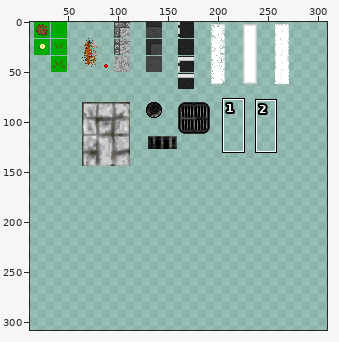
Sprite sheet: Assets/Graph/images/sol_urbain.png. Above, an overview of the earlier version with the close-up marked.
Close-up. Earlier state:
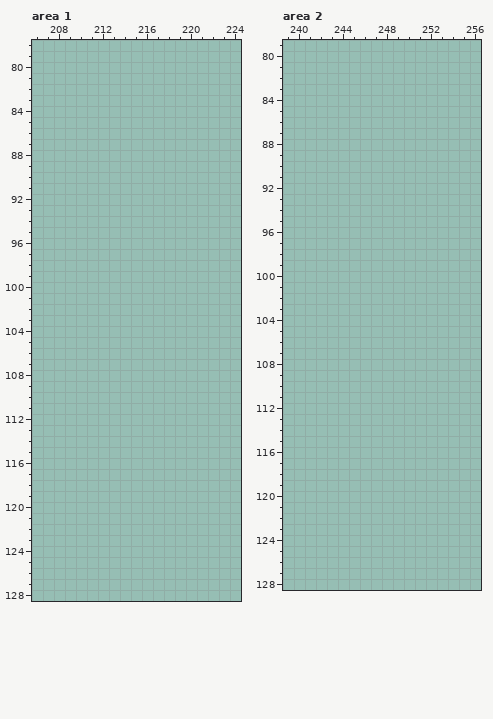
The file is 320x320 pixels. Colours within 5 levels of each other are drawn and written as one. Shown: area 1: x 206..224, y 78..128; area 2: x 239..256, y 79..128. The wide view leaves out empty margins. The commit also changed other parts of the picture, which this record leaves out.
The result:
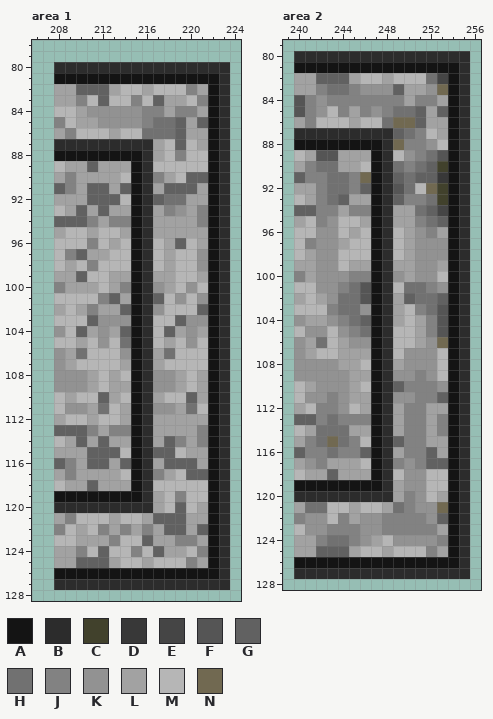
Palette (. is transparent): A #141414  B #2c2c2c  C #41412c  D #383838  E #454545  F #555555  G #616161  H #717171  J #828282  K #929292  L #a2a2a2  M #b6b6b6  N #716951
Difference:
Area 1:
y 80: x 208..223 ................ -> BBBBBBBBBBBBBBBB
y 81: x 208..223 ................ -> AAAAAAAAAAAAAAAB
y 82: x 208..223 ................ -> LLGGGLMMLMMMJLAB
y 83: x 208..223 ................ -> LLJMGMMJMGLLMJAB
y 84: x 208..223 ................ -> MMLKKKKKJJLJJLAB
y 85: x 208..223 ................ -> JMLLKKKKJHHGLGAB
y 86: x 208..223 ................ -> LJMMMLMMHHHGLLAB
y 87: x 208..223 ................ -> BBBBBBBBBLMGMLAB
y 88: x 208..223 ................ -> AAAAAAAABLMJMMAB
y 89: x 208..223 ................ -> MLLGLLLABMMMMMAB
y 90: x 208..223 ................ -> LJLLLLMABJLMGGAB
y 91: x 208..223 ................ -> GJLGGLGABLGGGLAB
y 92: x 208..223 ................ -> LLLGGGMABGHHLLAB
y 93: x 208..223 ................ -> MLGLGLLABLJKLJAB
y 94: x 208..223 ................ -> GGGJLJJABLLLLJAB
y 95: x 208..223 ................ -> LMMLMMLABLLLLLAB
y 96: x 208..223 ................ -> MMMJMLMABMLGMLAB
y 97: x 208..223 ................ -> MJGLLMMABMLMMKAB
y 98: x 208..223 ................ -> MLMJMMMABMLMMKAB
y 99: x 208..223 ................ -> LLGMMLLABLLMMLAB
y 100: x 208..223 ................ -> JLLLMLJABKLMKMAB
y 101: x 208..223 ................ -> MMMMJGLABGMKMKAB
y 102: x 208..223 ................ -> LMLJLLGABKMMMGAB
y 103: x 208..223 ................ -> MMMGKKKABMMGKKAB
y 104: x 208..223 ................ -> KMGLKLGABMGLKLAB
y 105: x 208..223 ................ -> MMLMKMHABMLMKMAB
y 106: x 208..223 ................ -> KLHMMMKABLHMMMAB
y 107: x 208..223 ................ -> KLMMMMLABLMMMMAB
y 108: x 208..223 ................ -> KKKLMLMABKKLMLAB
y 109: x 208..223 ................ -> KKKLMLLABKKLMLAB
y 110: x 208..223 ................ -> MLMMGLMABLMMGLAB
y 111: x 208..223 ................ -> MKKLHMLABKKLHMAB
y 112: x 208..223 ................ -> LMMLMMLABLLLLLAB
y 113: x 208..223 ................ -> GGGJLJJABLLLLJAB
y 114: x 208..223 ................ -> MLGLGLLABLGJLJAB
y 115: x 208..223 ................ -> LLLGGGMABGGMLLAB
y 116: x 208..223 ................ -> GJLGGLGABLGGGLAB
y 117: x 208..223 ................ -> LJLLLLMABJLMGGAB
y 118: x 208..223 ................ -> MLLGLLLABMMMMMAB
y 119: x 208..223 ................ -> AAAAAAAABLMJMMAB
y 120: x 208..223 ................ -> BBBBBBBBBLMGMLAB
y 121: x 208..223 ................ -> LJMMMLMMLGGGLLAB
y 122: x 208..223 ................ -> JMLMJLJLJLGGLGAB
y 123: x 208..223 ................ -> MMLLLJMMGLLJJLAB
y 124: x 208..223 ................ -> LLJMGMMJMGLLMJAB
y 125: x 208..223 ................ -> LLGGGLMMLMMMJLAB
y 126: x 208..223 ................ -> AAAAAAAAAAAAAAAB
y 127: x 208..223 ................ -> BBBBBBBBBBBBBBBB
Area 2:
y 80: x 240..255 ................ -> BBBBBBBBBBBBBBBB
y 81: x 240..255 ................ -> AAAAAAAAAAAAAAAB
y 82: x 240..255 ................ -> LLGGGLMMLMMMHEAB
y 83: x 240..255 ................ -> LLJHHJKKKGLLKNAB
y 84: x 240..255 ................ -> FJKJJJJJJJLJJLAB
y 85: x 240..255 ................ -> FJKMJLJKJHHGLGAB
y 86: x 240..255 ................ -> LJMMMLMMHNNGLLAB
y 87: x 240..255 ................ -> BBBBBBBBBGHJMLAB
y 88: x 240..255 ................ -> AAAAAAAABNJJKMAB
y 89: x 240..255 ................ -> MLFFLLLABMKJHFAB
y 90: x 240..255 ................ -> LJHHLLMABHJHGCAB
y 91: x 240..255 ................ -> GJJHHJNABGHGGDAB
y 92: x 240..255 ................ -> LLJHHJGABFHMNCAB
y 93: x 240..255 ................ -> MLJHGLLABGJJHCAB
y 94: x 240..255 ................ -> GGJJLJJABLLHGEAB
y 95: x 240..255 ................ -> LMJKMMLABLLJHGAB
y 96: x 240..255 ................ -> MMKKMLMABMLKJLAB
y 97: x 240..255 ................ -> MJKKLMMABMLKKKAB
y 98: x 240..255 ................ -> MLKKMMMABMLKKKAB
y 99: x 240..255 ................ -> LLKKMLLABLLKKLAB
y 100: x 240..255 ................ -> JLKKKJJABKLKKMAB
y 101: x 240..255 ................ -> MMKKJHFABMHHJKAB
y 102: x 240..255 ................ -> LMLKHHFABLGHHGAB
y 103: x 240..255 ................ -> MMMJHHKABLMJHFAB
y 104: x 240..255 ................ -> KLLKJHGABLMLJFAB
y 105: x 240..255 ................ -> MKKMKJHABMMLJFAB
y 106: x 240..255 ................ -> KLHMLKKABMMLKNAB
y 107: x 240..255 ................ -> KLMMLLLABMKKKMAB
y 108: x 240..255 ................ -> KKKKLLMABLKKKMAB
y 109: x 240..255 ................ -> KKKKKLLABKKJKMAB
y 110: x 240..255 ................ -> MLKKKLMABGJJJKAB
y 111: x 240..255 ................ -> MKKJKLLABKKJJGAB
y 112: x 240..255 ................ -> LMJJKMLABLJJLLAB
y 113: x 240..255 ................ -> GGJHJJJABLJJLJAB
y 114: x 240..255 ................ -> MLHHHLLABLJJLJAB
y 115: x 240..255 ................ -> LJHNHJMABGJJLLAB
y 116: x 240..255 ................ -> GJJHJJGABLJJGLAB
y 117: x 240..255 ................ -> LKJLLLMABJKJGGAB
y 118: x 240..255 ................ -> MLLGLLLABMKKMMAB
y 119: x 240..255 ................ -> AAAAAAAABLKKMMAB
y 120: x 240..255 ................ -> BBBBBBBBBLJKMLAB
y 121: x 240..255 ................ -> LHHMMLMMLHJKKNAB
y 122: x 240..255 ................ -> JKKMJLKKJJJJKGAB
y 123: x 240..255 ................ -> MKKJJJKKJJJJJLAB
y 124: x 240..255 ................ -> LLJHHJKLMKKKKJAB
y 125: x 240..255 ................ -> LLGGGLMMLMMMJLAB
y 126: x 240..255 ................ -> AAAAAAAAAAAAAAAB
y 127: x 240..255 ................ -> BBBBBBBBBBBBBBBB
Changed places in both close-ups, as pixel boxes (x1, y1, x2, y2):
added: (54, 62, 230, 590)
added: (294, 51, 470, 579)
